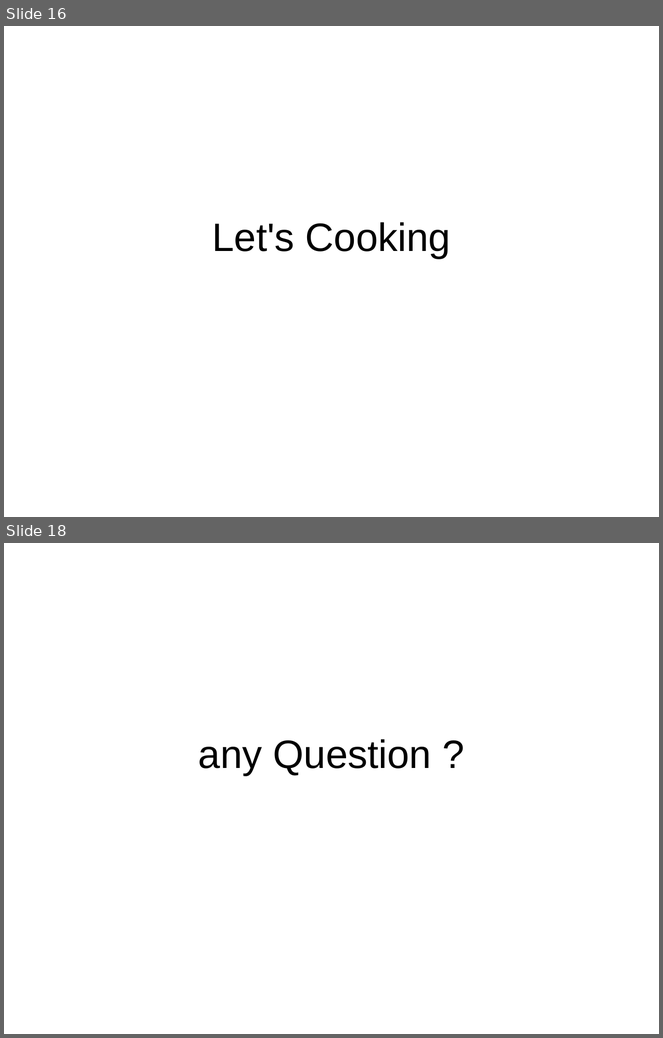
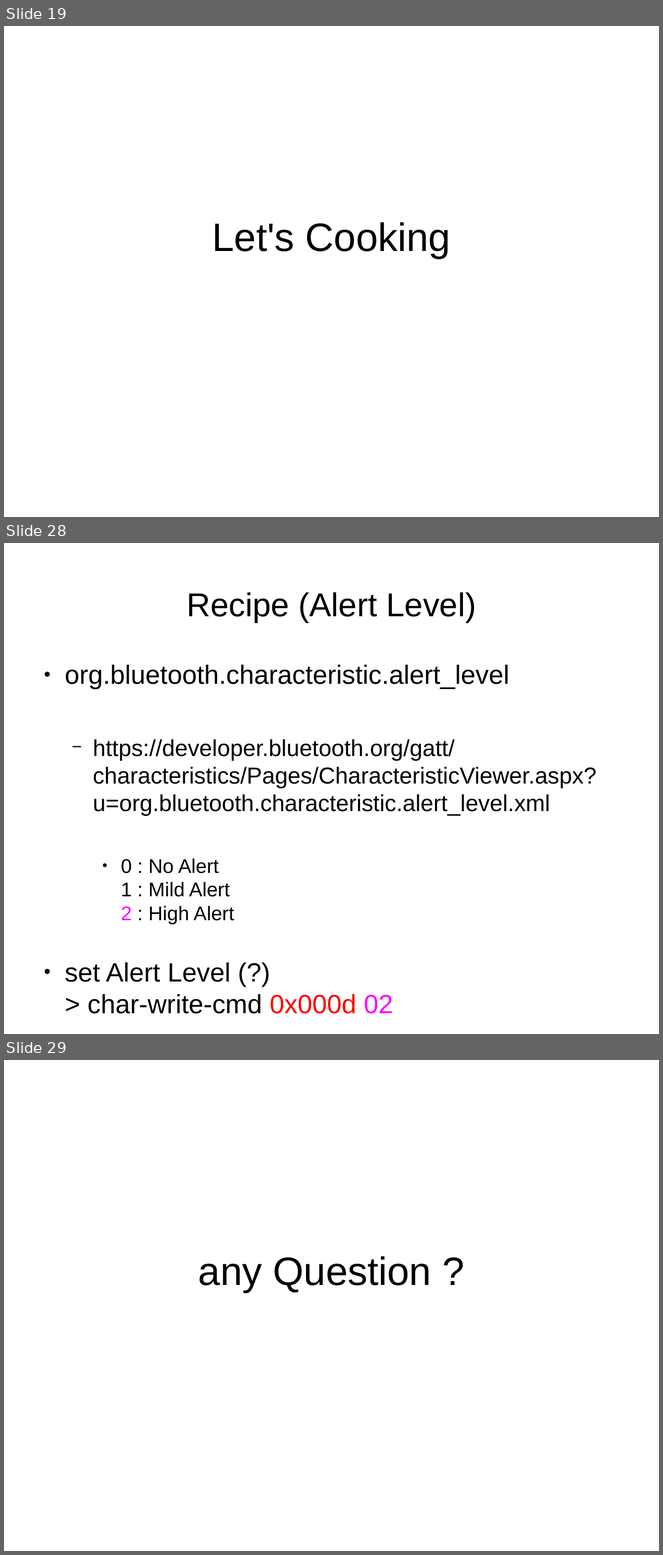
Before and after one commit to andromedroid/ame, a slide deck: doc/ble/ring_blu-tag_from_linux.odp. Shown one above the other, each under a label of ours: slides 16 and 18 before the commit, slides 19, 28 and 29 after it; the slides between them are not shown. The pictures are 663x1038 and 663x1555 pixels, drawn with LibreOffice and Linux fonts; fonts in the diff are those of the drawing. Boxes give left, top, right and bottom in pixels: in the first picture for what was removed or moved away, otherwise in the second. Text is boxed around its words. In the diff, an @@ line names an element or a change of style, - is before the commit and + after.

```diff
--- a/doc/ble/ring_blu-tag_from_linux.odp
+++ b/doc/ble/ring_blu-tag_from_linux.odp
@@ slide 28 added at [4,543,659,1034], background #FFFFFF @@
@@ title added at [187,592,477,623], 40 pt, text #000000 @@
+Recipe (Alert Level)
@@ text added at [65,665,597,1014], 28 pt, text #000000 @@
+● org.bluetooth.characteristic.alert_level
+  − https://developer.bluetooth.org/gatt/characteristics/Pages/CharacteristicViewer.aspx?u=org.bluetooth.characteristic.alert_level.xml
+    ● 0 : No Alert
+      1 : Mild Alert
+      2 : High Alert
+● set Alert Level (?)
+  > char-write-cmd 0x000d 02
@@ what was slide 16 is now slide 19 @@
@@ what was slide 18 is now slide 29 @@
```
Also in this commit, not shown: 6 slides changed, 11 other slides added.
